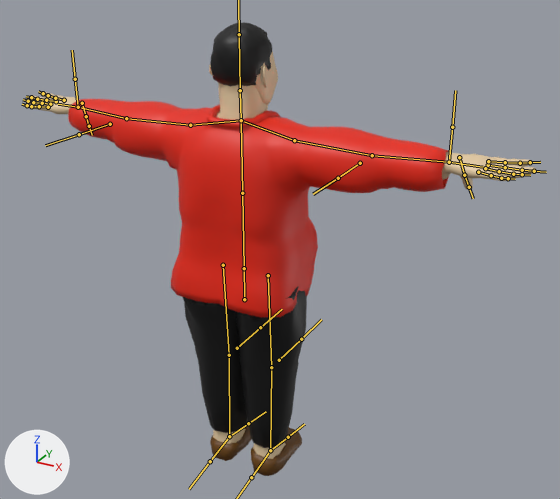
The FBX model Assets/Models3D/Persos/Teddy/CorpsBase_Teddy.fbx: old version first, new version second.
The view is the same before and after, from a 50 mm lens placed at (10.64, -17.21, 15.93), pointed at (0.67, 0.91, 6.87). Arrows for +X, +Y and +Z are at lower left; the lights stay in place. Both versions are drawn at frame 1 of the action 'LaBase|Tpose'; the numbers are the values there. The bones that bend it are drawn over the model as lines.

Names of what the first picture shows: 'CorpsDeBase', 'CorpsDeBase.002', 'CorpsDeBase.003', 'CorpsDeBase.004', 'Cube', 'Cylinder.002'.
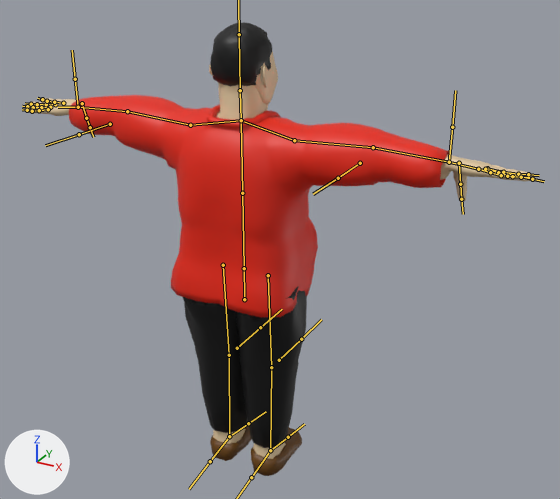
Boxes [x1, y1, x2, y2] around the edits, measured in the pictures (560 x 499 px):
```json
{"object": "CorpsDeBase.003", "change": "posed", "before": [68, 99, 449, 317], "after": [69, 95, 450, 317]}
{"object": "CorpsDeBase", "change": "posed", "before": [26, 92, 536, 459], "after": [26, 98, 535, 459]}
{"bone": "UpperArm.L", "before": "(190, 125) to (126, 118)", "after": "(190, 125) to (127, 111)"}
{"bone": "LowerArm.L", "before": "(126, 118) to (78, 107)", "after": "(127, 111) to (78, 107)"}
{"bone": "UpperArm.R", "before": "(294, 140) to (372, 155)", "after": "(294, 140) to (373, 147)"}
{"bone": "LowerArm.R", "before": "(372, 155) to (449, 162)", "after": "(373, 147) to (449, 162)"}
```

Scene script edits in JSON lines:
```json
{"block": "bone_upperarm_l", "where": "bone_upperarm_l = bpy.data.objects['LaBase'].pose.bones['UpperArm.L']  # child of 'Shoulder.L'"}
{"op": "set", "path": "bone_upperarm_l.rotation_quaternion", "old": "(0.999, 0.001, -0.046, -0.001)", "new": "(0.998, 0.016, -0.043, 0.041)", "note": "degrees (0, -5, 0) -> degrees (2, -5, 5)"}
{"block": "bone_lowerarm_l", "where": "bone_lowerarm_l = bpy.data.objects['LaBase'].pose.bones['LowerArm.L']  # child of 'UpperArm.L'"}
{"op": "set", "path": "bone_lowerarm_l.rotation_quaternion", "old": "(0.999, 0.001, -0.04, -0.001)", "new": "(0.995, -0.039, -0.038, -0.089)", "note": "degrees (0, -5, 0) -> degrees (-4, -5, -10)"}
{"block": "bone_upperarm_r", "where": "bone_upperarm_r = bpy.data.objects['LaBase'].pose.bones['UpperArm.R']  # child of 'Shoulder.R'"}
{"op": "set", "path": "bone_upperarm_r.rotation_quaternion", "old": "(0.999, 0.001, 0.046, 0.001)", "new": "(0.998, 0.014, 0.038, -0.041)", "note": "degrees (0, 5, 0) -> degrees (1, 4, -5)"}
{"block": "bone_lowerarm_r", "where": "bone_lowerarm_r = bpy.data.objects['LaBase'].pose.bones['LowerArm.R']  # child of 'UpperArm.R'"}
{"op": "set", "path": "bone_lowerarm_r.rotation_quaternion", "old": "(0.999, 0.001, 0.04, 0.001)", "new": "(0.989, -0.019, -0.115, 0.092)", "note": "degrees (0, 5, 0) -> degrees (-3, -13, 11)"}
```
